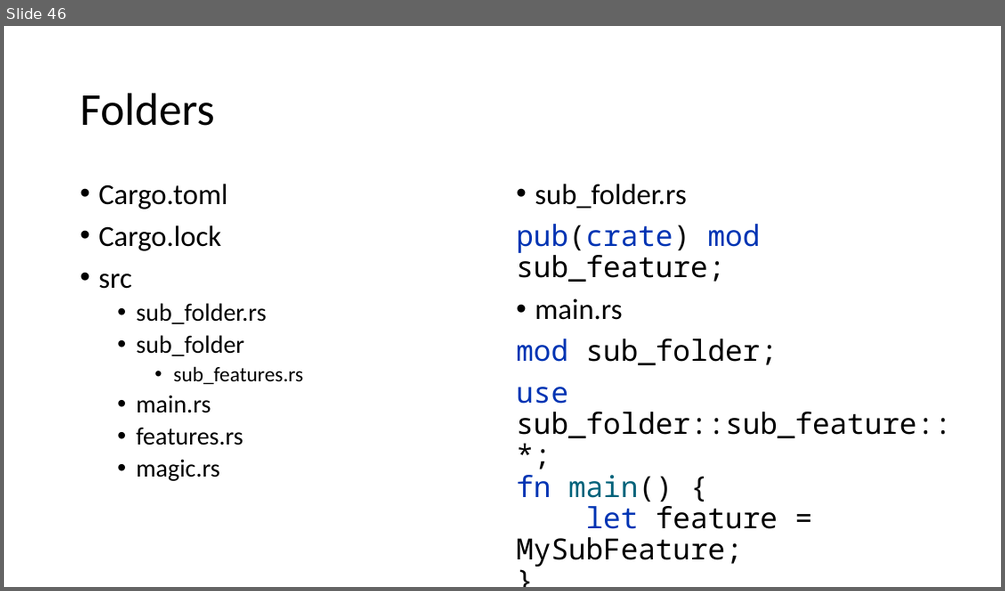
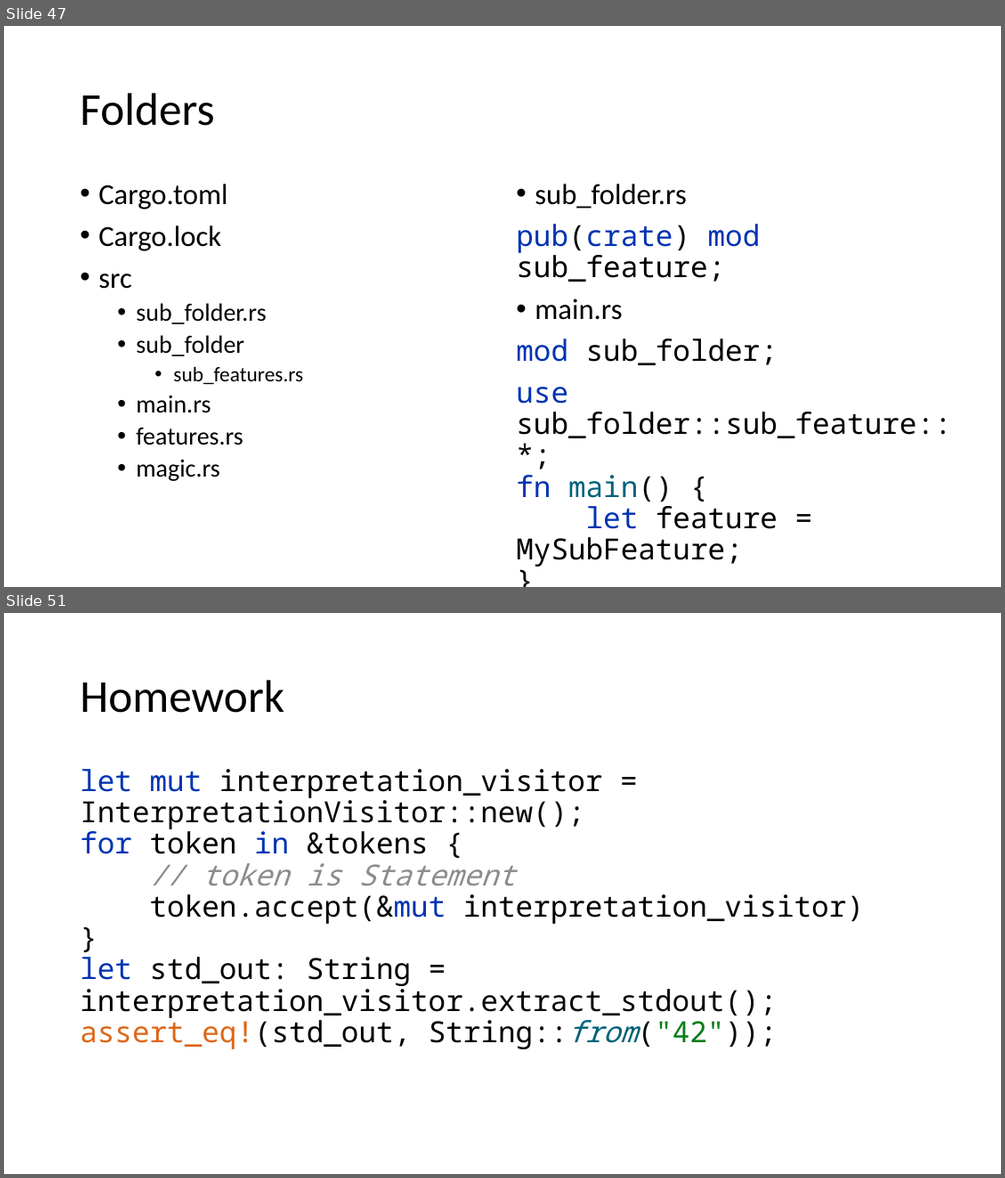
Before and after one commit to kugushev/course-rust-basics, a slide deck: src/06-Oop/06-OopAndModules.pptx. Shown one above the other, each under a label of ours: slide 46 before the commit, slides 47 and 51 after it; the slides between them are not shown. The pictures are 1005x591 and 1005x1178 pixels, drawn with LibreOffice and Linux fonts; fonts in the diff are those of the drawing. Boxes give left, top, right and bottom in pixels: in the first picture for what was removed or moved away, otherwise in the second. Text is boxed around its words. In the diff, an @@ line names an element or a change of style, - is before the commit and + after.

```diff
--- a/src/06-Oop/06-OopAndModules.pptx
+++ b/src/06-Oop/06-OopAndModules.pptx
@@ slide 51 added at [4,613,1001,1174], background #FFFFFF @@
@@ title added at [80,680,284,713], 44 pt, text #000000 @@
+Homework
@@ text added at [80,769,864,1049], 28 pt, text #000000 @@
+let mut interpretation_visitor = InterpretationVisitor::new();
+for token in &tokens {
+// token is Statement
+token.accept(&mut interpretation_visitor)
+}
+let std_out: String = interpretation_visitor.extract_stdout();
+assert_eq!(std_out, String::from("42"));
@@ what was slide 46 is now slide 47 @@
```
Also in this commit, not shown: 1 slide changed, 5 other slides added.
